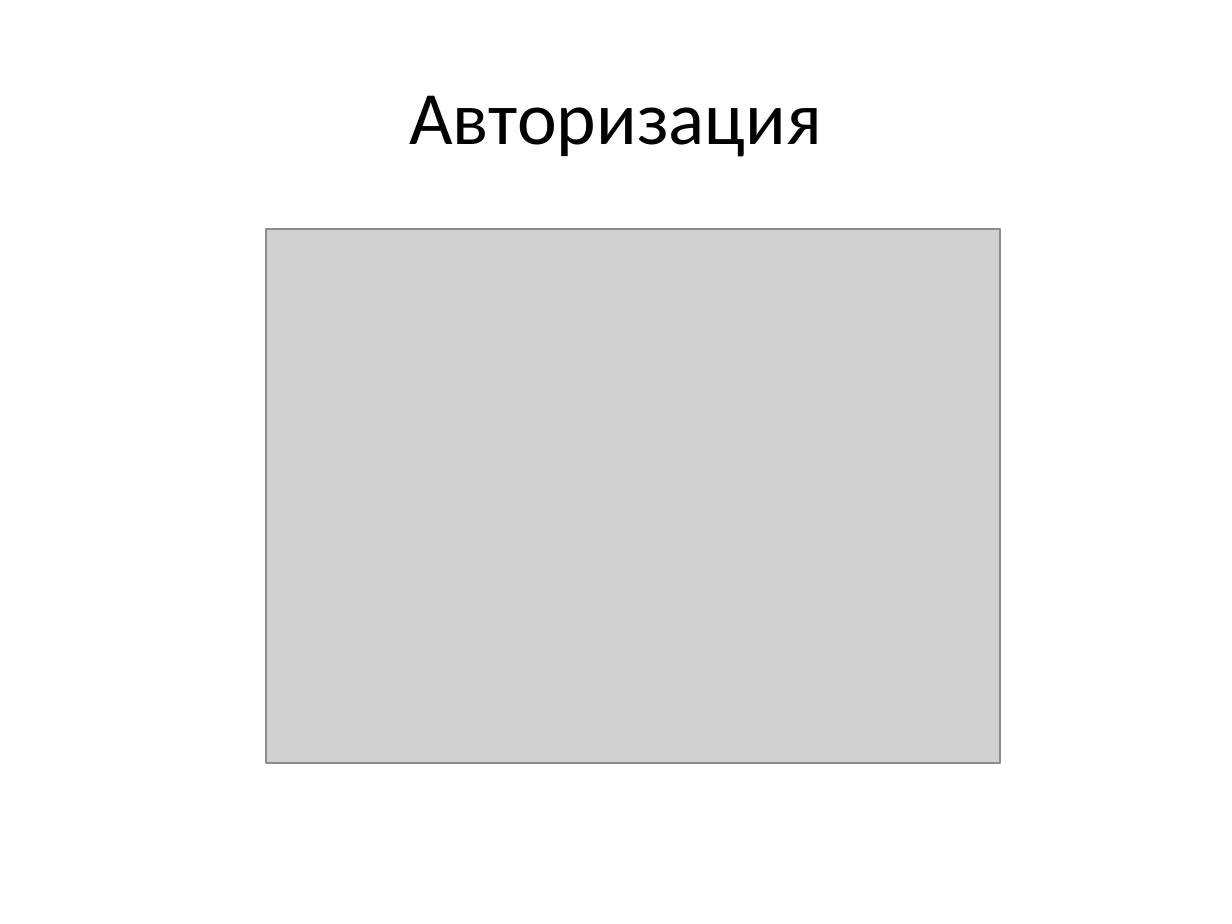
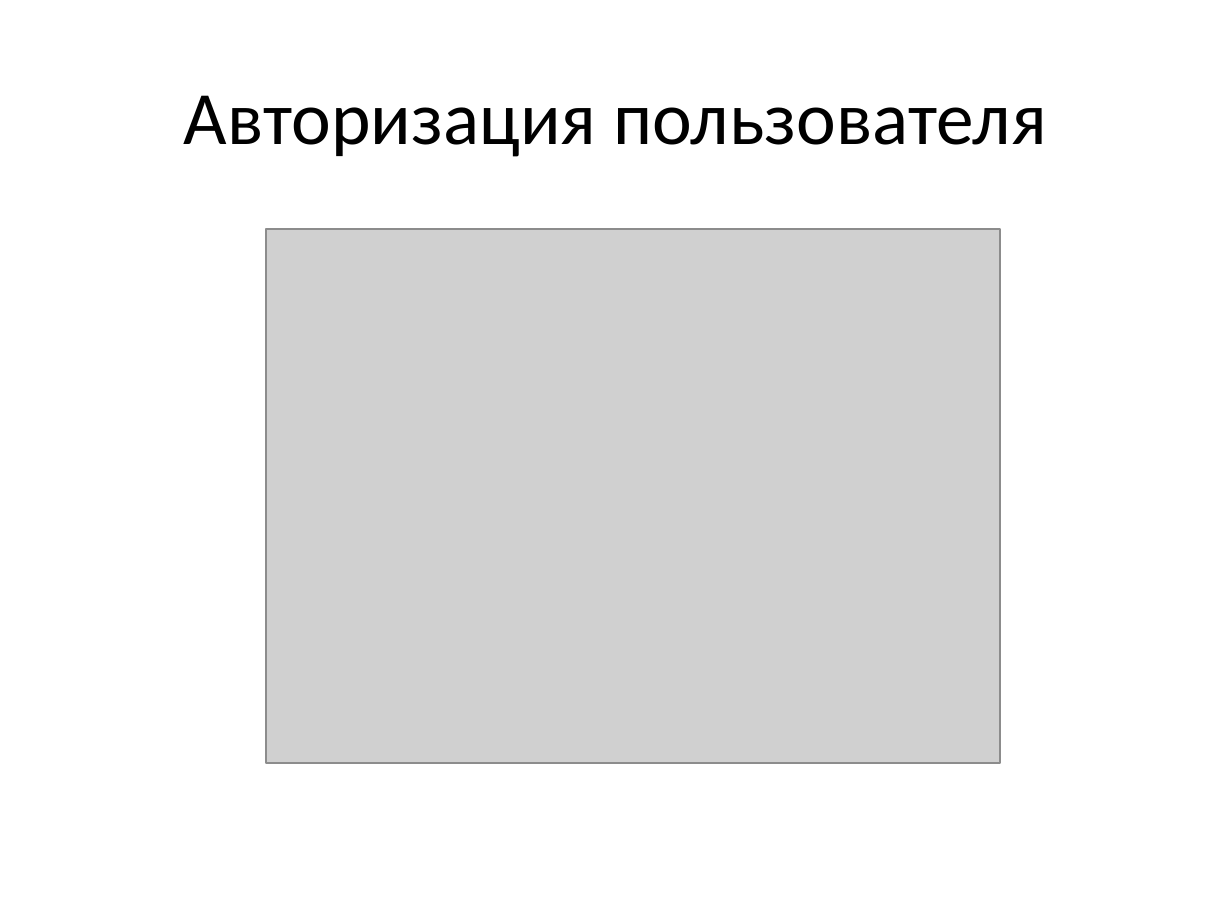
Before and after one commit to MikhailGlushko/FinalProject, a slide deck: slide 9 of doc/README.pptx. Drawn at 1232x924 pixels with LibreOffice and Linux fonts; fonts in the diff are those of the drawing; grey boxes stand for pictures. Boxes give left, top, right and bottom in pixels: in the first picture for what was removed or moved away, otherwise in the second. Text is boxed around its words. In the diff, an @@ line names an element or a change of style, - is before the commit and + after.

```diff
--- a/doc/README.pptx
+++ b/doc/README.pptx
@@ title at [184,95,1046,157]: text changed @@
-Авторизация
+Авторизация пользователя
```
Also in this commit, not shown: 2 other slides changed, 1 slide added, 41 other files.
